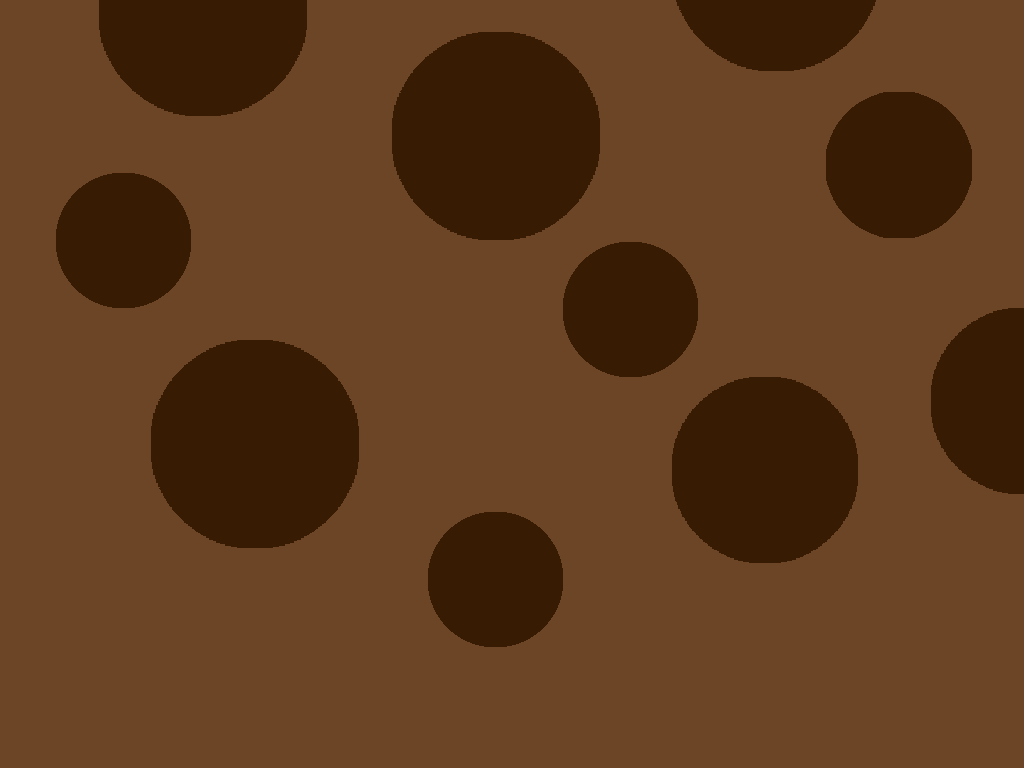
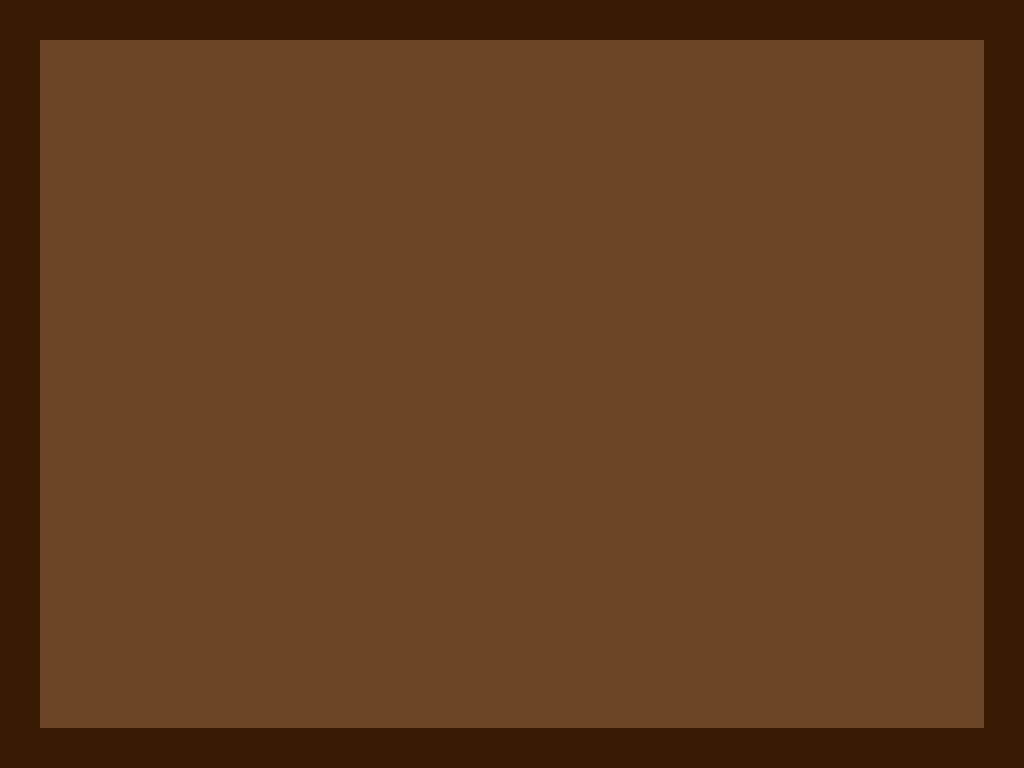
The second 1024 × 768 image is a revision of the first. Changes to its layers:
added layer "wall copy 2" above "wall copy 3" over (984, 0, 1024, 768)
added layer "wall copy 3" above "wall copy" over (0, 728, 1024, 768)
added layer "wall copy" above "wall" over (0, 0, 1024, 40)
added layer "wall" above "holes copy 19" over (0, 0, 40, 768)
hid "holes copy 19" over (56, 0, 1024, 647)
